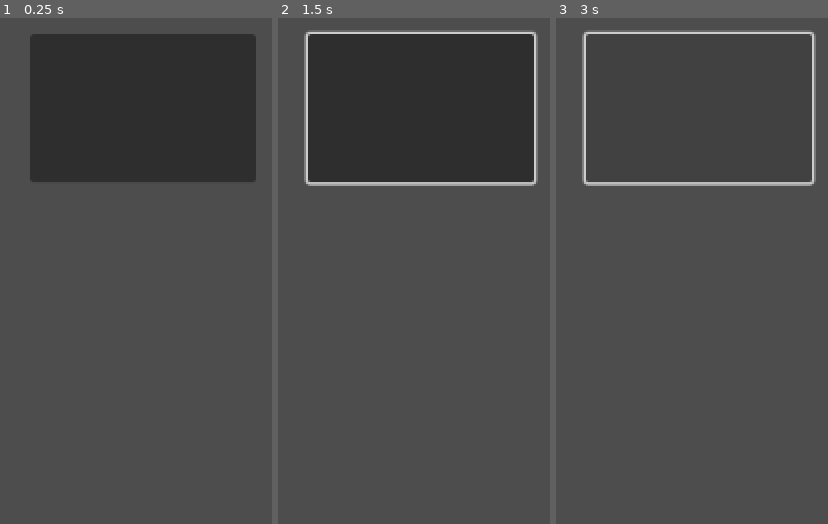
Above: before the commit, frames 1-3 (left to right).
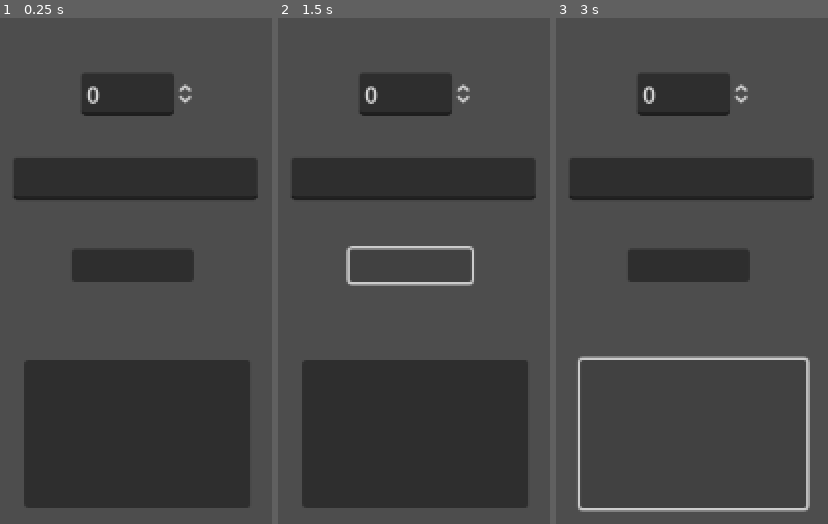
Above: after the commit, the same moments.

Repository: ArminKuburas/godot_spinner
Game: Godot game, scene res://node_2d.tscn
Same seed, same stepped clock (60 frames per second), same inputs: the game is played once before the commit and once after it.
Inputs (mouse positions are in pixels of both pictures, inside the frame that each line leads up to; where the layout moved, square brackets give the same spot in the first picture):
- Up to frame 1 (0.25 s): no input
- Up to frame 2 (1.5 s): click (416, 432) [422, 109] at 0.5 s; click (411, 265) at 1.27 s
- Up to frame 3 (3 s): click (689, 265) at 2.02 s; click (694, 432) [700, 109] at 2.75 s

The runs differ from the first frame. In frame 1, 48% of the frame differs, in the area x 5-95%, y 3-97%; in frame 2, 48%; in frame 3, 10%.

Commit message:
feat: added the ability to add in options where you add text and chance

Diff:
--- a/godot-spinner-project/node_2d.gd
+++ b/godot-spinner-project/node_2d.gd
@@ -1,11 +1,12 @@
 extends Node2D
 
-var options = ["Option 1", "Option 2", "Option 3", "Option 4"]
+var options = []
 
 # Called when the node enters the scene tree for the first time.
 func _ready() -> void:
 	randomize() # Replace with function body.
 	$Button.connect("pressed", Callable(self, "_on_button_pressed"))
+	$ConfirmButton.connect("pressed", Callable(self, "_on_confirm_button_pressed"))
 
 
 # Called every frame. 'delta' is the elapsed time since the previous frame.
@@ -13,9 +14,30 @@
 	pass
 
 func spin_wheel():
-	var selected_option = options[randi() % options.size()]
-	print ("Selected option ", selected_option)
+	if options.size() == 0:
+		print("No options available.")
+		return
+	var total_chance = 0
+	for option in options:
+		total_chance += option["chance"]
+	var random_value = randf() * total_chance
+
+	var cumulative_chance = 0
+	for option in options:
+		cumulative_chance += option["chance"]
+		if random_value <= cumulative_chance:
+			print("Selected option: ", option["name"])
+			return
 
 
 func _on_button_pressed() -> void:
 	spin_wheel() # Replace with function body.
+
+
+func _on_confirm_button_pressed() -> void:
+	var option_name = $option_name.text
+	var chance = $option_chance.value
+
+	options.append({"name": option_name, "chance": chance})
+	$option_chance.value = 0
+	$option_name.text = ""
--- a/godot-spinner-project/node_2d.tscn
+++ b/godot-spinner-project/node_2d.tscn
@@ -8,9 +8,34 @@
 [node name="Sprite2D" type="Sprite2D" parent="."]
 
 [node name="Button" type="Button" parent="."]
-offset_left = 85.0
-offset_top = 16.0
-offset_right = 248.0
-offset_bottom = 123.0
+offset_left = 81.0
+offset_top = 251.0
+offset_right = 244.0
+offset_bottom = 358.0
+
+[node name="LineEdit" type="LineEdit" parent="."]
+offset_left = 26.0
+offset_top = -169.0
+offset_right = 93.0625
+offset_bottom = -138.0
+
+[node name="option_name" type="LineEdit" parent="."]
+offset_left = 73.0
+offset_top = 105.0
+offset_right = 249.0
+offset_bottom = 136.0
+
+[node name="ConfirmButton" type="Button" parent="."]
+offset_left = 115.0
+offset_top = 171.0
+offset_right = 203.0
+offset_bottom = 195.0
+
+[node name="option_chance" type="SpinBox" parent="."]
+offset_left = 122.0
+offset_top = 44.0
+offset_right = 205.063
+offset_bottom = 75.0
 
 [connection signal="pressed" from="Button" to="." method="_on_button_pressed"]
+[connection signal="pressed" from="ConfirmButton" to="." method="_on_confirm_button_pressed"]
